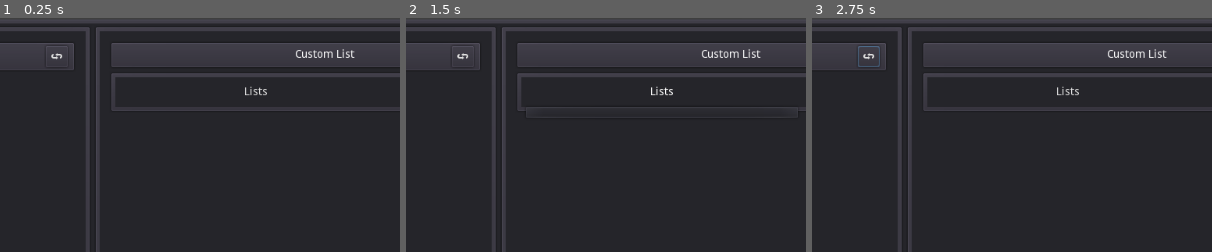
Above: before the commit, frames 1-3 (left to right).
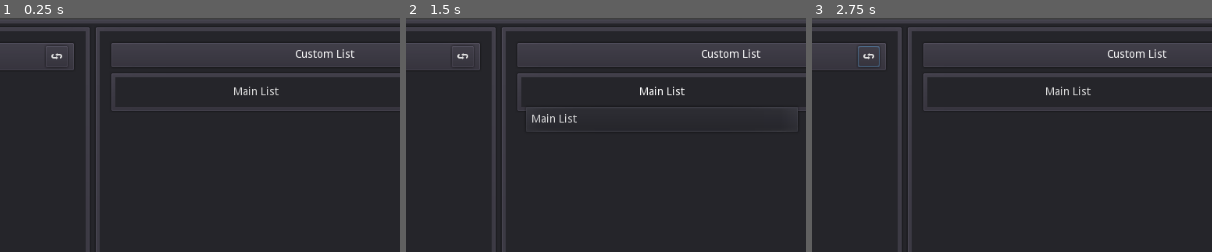
Above: after the commit, the same moments.

Repository: DrZanuff/SoundTableFX
Game: Godot game, scene res://Main.tscn
The game is run twice, just before and just after one commit, with the same random seed, the same clock (stepped at 60 frames per second) and the same inputs.
Inputs (mouse positions are % of the whole screen's width and height, from its top left):
- Up to frame 1 (0.25 s): no input
- Up to frame 2 (1.5 s): click (37, 8) at 0.5 s; click "Lists" (after the commit: "Main List") at 1.25 s
- Up to frame 3 (2.75 s): click (82, 16) at 2 s
The pictures show only the part of the screen within x 30-80%, y 0-50%; the shares and areas given below are measured in that part.

The runs differ from the first frame. In frame 1, 0.2% of the frame differs, in the area x 58-70%, y 29-34%; in frame 2, 0.5%, in the area x 30-98%, y 29-45%; in frame 3, 0.2%.

Commit message:
Better UI List

Diff:
--- a/Main.gd
+++ b/Main.gd
@@ -1,34 +1,62 @@
 extends Node
 
+"""
+- Não deletar botões do Left Panel, apenas adicionar
+- Adicionar Botões dentro do Grupo var current_list
+- Ao mudar de lista, dar um show e Hide nos elementos
+"""
+
 var file_button = load("res://SoundButton/SoundFile.tscn")
+var track_button = load("res://TrackItem/TrackItem.tscn")
 var project_path
 var audio_path
 onready var itens = $Main/Window/Left/Files/Body/Scroll/Itens
 onready var list = $Main/Window/Right/M/Body/List/M/Menu/MenuButton
+onready var tracks = $Main/Window/Right/M/Body/Scroll/PlayList
+
+var play_list = {
+	custom_lists =  {
+						"Main List":
+						{ "name" : "Main List" , track_list = {
+#								"Track" : {"name" : "" , "path" : ""}
+							}
+						}
+					}
+				}
+
+var current_list = "Main List"
 
 func _ready() -> void:
 	list.get_popup().connect("id_pressed",self,"id_select")
-	project_path = ProjectSettings.globalize_path("res://")
-	audio_path = project_path + "Audios/"
+	refresh()
 
-	var dir = Directory.new()
-	if dir.open(audio_path) == OK:
-		dir.list_dir_begin()
-		var file_name = dir.get_next()
-		while file_name != "":
-			if not dir.current_is_dir():
-				if str(file_name).find(".import") == -1:
-					var new_file_button = file_button.instance()
-					itens.add_child(new_file_button)
-					new_file_button.set_path(audio_path+file_name)
-					new_file_button.set_name(file_name)
-					new_file_button.get_node("Body/Play/Button").connect("pressed",self,"play_audio",[new_file_button.get_path(),new_file_button])
-					new_file_button.get_node("Body/Add/Button").connect("pressed",self,"add_to_list",[new_file_button.get_path(),file_name])
-			file_name = dir.get_next()
+func add_list(new_list):
+	var list_model = { "name":new_list , track_list = {} }
+	play_list.custom_lists[new_list] = list_model
 
-func add_to_list( path , file ):
+func add_to_list( path , file , button):
+	button.disable_add_button(true)
 
-	pass
+	var track_model = {"name":file , "path":path}
+	print(play_list)
+	print("\n\n")
+#	play_list.custom_lists[current_list].track_list.push_back(track_model)
+	play_list.custom_lists[current_list].track_list[file] = track_model
+	print(play_list)
+	print("\n\n")
+
+	var new_track_button = track_button.instance()
+	tracks.add_child(new_track_button)
+
+	new_track_button.set_name(file)
+
+	new_track_button.get_node("Body/Play/Button").connect("pressed",self,"play_audio",[ path ,new_track_button])
+	new_track_button.get_node("Body/Trash/Button").connect("pressed",self,"remove_from_list",[ new_track_button , button , file ])
+
+func remove_from_list( btn , ref_btn , file ):
+	btn.queue_free()
+	ref_btn.disable_add_button(false)
+	play_list.custom_lists[current_list].track_list.erase(file)
 
 func play_audio(path , button):
 	button.set_status(false)
@@ -46,15 +74,12 @@
 	else:
 		printt("no" , path)
 
+
 func _on_Player_finished() -> void:
 	get_tree().call_group("Button","set_status",true)
 
-
 func _on_Add_pressed() -> void:
 	$SaveList.show()
-#	list.get_popup().add_item("New Item")
-#	var last = list.get_popup().get_item_count()-1
-#	list.text = list.get_popup().get_item_text(last)
 
 func _on_ListNameField_text_changed(new_text: String) -> void:
 	if new_text != "":
@@ -68,10 +93,11 @@
 		if list.get_popup().get_item_text(t) == text:
 			$SaveList/OuterM/InnerM/M/Box/ListNameField.text = ""
 			$SaveList/OuterM/InnerM/M/Box/ListNameField.placeholder_text = "Name already exists"
-			return
 
 	list.get_popup().add_item(text)
 	list.text = text
+	current_list = text
+	add_list(text)
 	$SaveList.hide()
 	$SaveList/OuterM/InnerM/M/Box/ListNameField.text = ""
 	$SaveList/OuterM/InnerM/M/Box/ListNameField.placeholder_text = "Type List Name"
@@ -81,3 +107,29 @@
 
 func id_select(id):
 	list.text = list.get_popup().get_item_text(id)
+	current_list = list.get_popup().get_item_text(id)
+
+func refresh():
+	for n in itens.get_children():
+		n.queue_free()
+
+	project_path = ProjectSettings.globalize_path("res://")
+	audio_path = project_path + "Audios/"
+
+	var dir = Directory.new()
+	if dir.open(audio_path) == OK:
+		dir.list_dir_begin()
+		var file_name = dir.get_next()
+		while file_name != "":
+			if not dir.current_is_dir():
+				if str(file_name).find(".import") == -1:
+					var new_file_button = file_button.instance()
+					itens.add_child(new_file_button)
+					new_file_button.set_path(audio_path+file_name)
+					new_file_button.set_name(file_name)
+					new_file_button.get_node("Body/Play/Button").connect("pressed",self,"play_audio",[new_file_button.get_path(),new_file_button])
+					new_file_button.get_node("Body/Add/Button").connect("pressed",self,"add_to_list",[new_file_button.get_path(),file_name, new_file_button])
+			file_name = dir.get_next()
+
+func _on_Refresh_pressed() -> void:
+	refresh()
--- a/Main.tscn
+++ b/Main.tscn
@@ -240,7 +240,8 @@
 margin_bottom = 32.0
 size_flags_horizontal = 3
 size_flags_vertical = 3
-text = "Lists"
+text = "Main List"
+items = [ "Main List", null, 0, false, false, 0, 0, null, "", false ]
 switch_on_hover = true
 
 [node name="Add" type="Button" parent="Main/Window/Right/M/Body/List/M/Menu"]
@@ -278,18 +279,19 @@
 icon = ExtResource( 5 )
 expand_icon = true
 
-[node name="ScrollContainer" type="ScrollContainer" parent="Main/Window/Right/M/Body"]
+[node name="Scroll" type="ScrollContainer" parent="Main/Window/Right/M/Body"]
 margin_top = 95.0
 margin_right = 550.0
 margin_bottom = 540.0
 size_flags_horizontal = 3
 size_flags_vertical = 3
 
-[node name="VBoxContainer" type="VBoxContainer" parent="Main/Window/Right/M/Body/ScrollContainer"]
+[node name="PlayList" type="VBoxContainer" parent="Main/Window/Right/M/Body/Scroll"]
 margin_right = 550.0
 margin_bottom = 445.0
 size_flags_horizontal = 3
 size_flags_vertical = 3
+custom_constants/separation = 10
 
 [node name="SaveList" type="MarginContainer" parent="."]
 visible = false
@@ -371,6 +373,7 @@
 window_title = "Choose name"
 
 [node name="Player" type="AudioStreamPlayer" parent="."]
+[connection signal="pressed" from="Main/Window/Left/Files/Body/Title/HBox/M/Refresh" to="." method="_on_Refresh_pressed"]
 [connection signal="pressed" from="Main/Window/Right/M/Body/List/M/Menu/Add" to="." method="_on_Add_pressed"]
 [connection signal="text_changed" from="SaveList/OuterM/InnerM/M/Box/ListNameField" to="." method="_on_ListNameField_text_changed"]
 [connection signal="pressed" from="SaveList/OuterM/InnerM/M/Box/ButtonSaveList" to="." method="_on_ButtonSaveList_pressed"]
--- a/SoundButton/SoundFile.gd
+++ b/SoundButton/SoundFile.gd
@@ -30,6 +30,11 @@
 func get_status():
 	return playing
 
+func disable_add_button(status):
+	$Body/Add/Button.disabled = status
+
+
+
 #var sel = false
 #var colors = [
 #	Color(0.588235, 0.588235, 0.588235, 0.298039) ,
--- /dev/null
+++ b/TrackItem/TrackItem.gd
@@ -0,0 +1,15 @@
+extends MarginContainer
+
+var play_icon = "res://icons/TransitionImmediateAutoBig.svg"
+var stop_icon = "res://icons/Pause.svg"
+var playing = false
+
+func set_status(status : bool):
+	playing = status
+	if status:
+		$Body/Play/Button.icon = load(play_icon)
+	else:
+		$Body/Play/Button.icon = load(stop_icon)
+
+func set_name(file):
+	$Body/Label.text = file
--- /dev/null
+++ b/TrackItem/TrackItem.tscn
@@ -0,0 +1,107 @@
+[gd_scene load_steps=6 format=2]
+
+[ext_resource path="res://icons/Remove.svg" type="Texture" id=1]
+[ext_resource path="res://icons/TransitionImmediateAutoBig.svg" type="Texture" id=2]
+[ext_resource path="res://TrackItem/TrackItem.gd" type="Script" id=3]
+
+[sub_resource type="StyleBoxFlat" id=1]
+bg_color = Color( 0.588235, 0.588235, 0.588235, 0.298039 )
+
+[sub_resource type="StyleBoxEmpty" id=2]
+content_margin_left = 7.0
+content_margin_top = 1.0
+content_margin_bottom = 2.0
+
+[node name="TrackItem" type="MarginContainer" groups=[
+"Button",
+]]
+margin_right = 550.0
+margin_bottom = 42.0
+custom_constants/margin_right = 0
+custom_constants/margin_top = 0
+custom_constants/margin_left = 0
+custom_constants/margin_bottom = 0
+script = ExtResource( 3 )
+__meta__ = {
+"_edit_use_anchors_": false
+}
+
+[node name="Panel" type="Panel" parent="."]
+margin_right = 550.0
+margin_bottom = 42.0
+custom_styles/panel = SubResource( 1 )
+
+[node name="Button" type="Button" parent="."]
+margin_right = 550.0
+margin_bottom = 42.0
+flat = true
+
+[node name="Body" type="HBoxContainer" parent="."]
+margin_right = 550.0
+margin_bottom = 42.0
+
+[node name="Label" type="Label" parent="Body"]
+margin_right = 257.0
+margin_bottom = 42.0
+size_flags_horizontal = 3
+size_flags_vertical = 3
+custom_styles/normal = SubResource( 2 )
+text = "Name"
+valign = 1
+clip_text = true
+
+[node name="ShotCut" type="MarginContainer" parent="Body"]
+margin_left = 261.0
+margin_right = 402.0
+margin_bottom = 42.0
+size_flags_horizontal = 3
+size_flags_vertical = 3
+size_flags_stretch_ratio = 0.55
+custom_constants/margin_top = 5
+custom_constants/margin_bottom = 5
+
+[node name="LineEdit" type="LineEdit" parent="Body/ShotCut"]
+margin_top = 5.0
+margin_right = 141.0
+margin_bottom = 37.0
+placeholder_text = "Click to set Shortcut"
+
+[node name="Play" type="MarginContainer" parent="Body"]
+margin_left = 406.0
+margin_right = 483.0
+margin_bottom = 42.0
+size_flags_horizontal = 8
+size_flags_vertical = 3
+custom_constants/margin_right = 5
+custom_constants/margin_top = 5
+custom_constants/margin_left = 40
+custom_constants/margin_bottom = 5
+
+[node name="Button" type="Button" parent="Body/Play"]
+margin_left = 40.0
+margin_top = 5.0
+margin_right = 72.0
+margin_bottom = 37.0
+rect_min_size = Vector2( 32, 32 )
+icon = ExtResource( 2 )
+expand_icon = true
+
+[node name="Trash" type="MarginContainer" parent="Body"]
+margin_left = 487.0
+margin_right = 549.0
+margin_bottom = 42.0
+size_flags_horizontal = 8
+size_flags_vertical = 3
+custom_constants/margin_right = 20
+custom_constants/margin_top = 5
+custom_constants/margin_left = 10
+custom_constants/margin_bottom = 5
+
+[node name="Button" type="Button" parent="Body/Trash"]
+margin_left = 10.0
+margin_top = 5.0
+margin_right = 42.0
+margin_bottom = 37.0
+rect_min_size = Vector2( 32, 32 )
+icon = ExtResource( 1 )
+expand_icon = true
